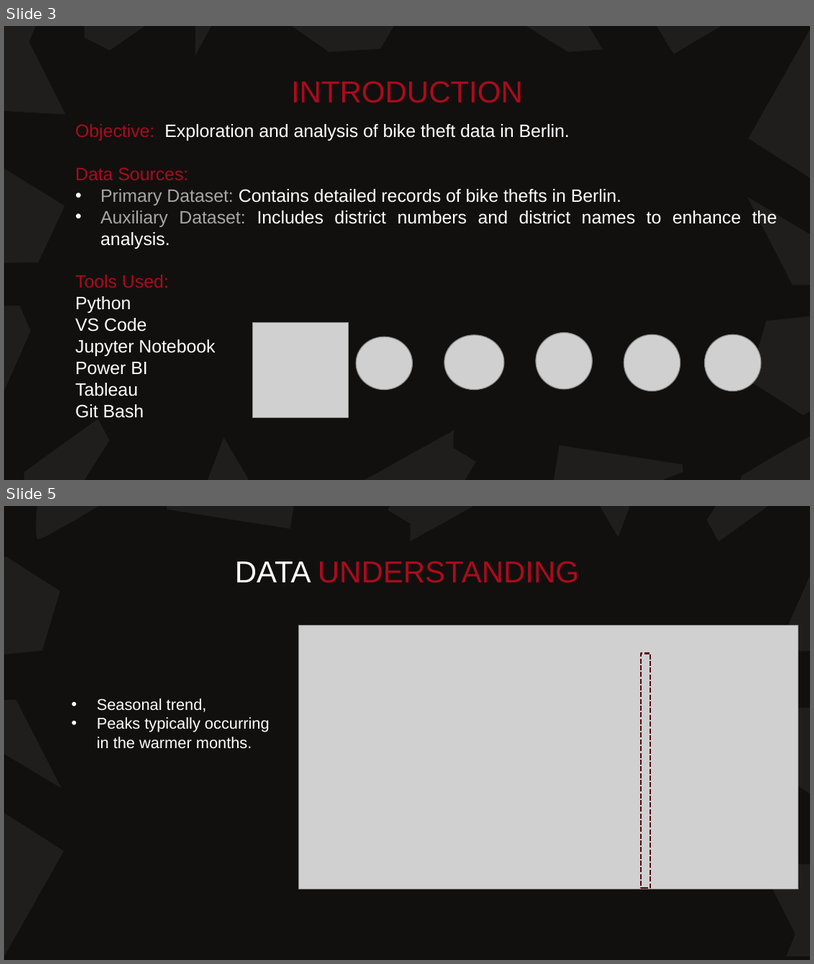
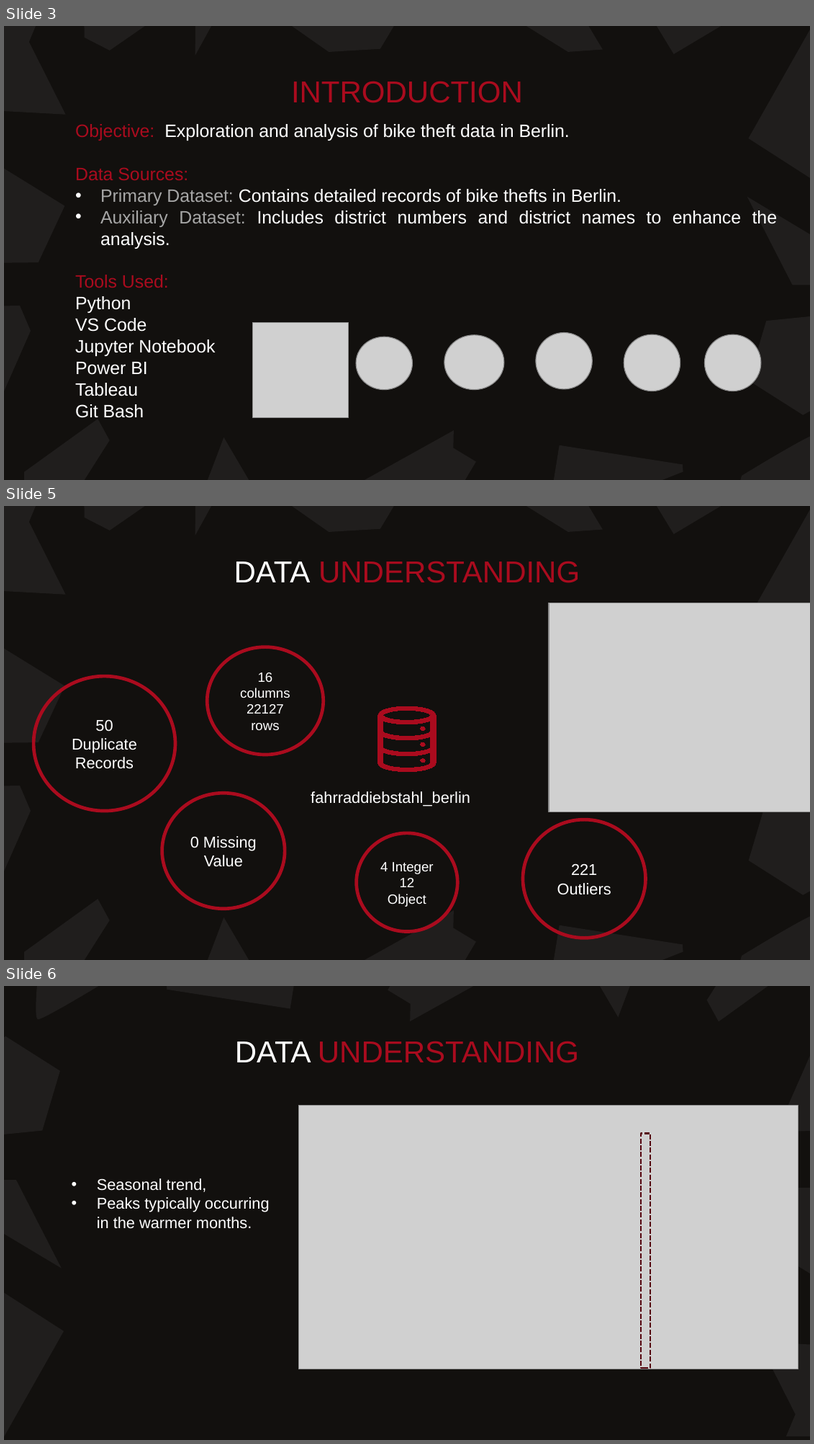
Before and after one commit to CemAku/Berlin_bike_theft, a slide deck: presentation/Bike Thefts in Berlin.pptx. Shown one above the other, each under a label of ours: slides 3 and 5 before the commit, slides 3, 5 and 6 after it; the slides between them are not shown. The pictures are 814x964 and 814x1444 pixels, drawn with LibreOffice and Linux fonts; fonts in the diff are those of the drawing; grey boxes stand for pictures. Boxes give left, top, right and bottom in pixels: in the first picture for what was removed or moved away, otherwise in the second. Text is boxed around its words. In the diff, an @@ line names an element or a change of style, - is before the commit and + after.

```diff
--- a/presentation/Bike Thefts in Berlin.pptx
+++ b/presentation/Bike Thefts in Berlin.pptx
@@ slide 5 added at [4, 506, 810, 960], background #12100E; not listed: 16 template elements that a slide beside it also shows @@
@@ title added at [234, 561, 580, 583], 27 pt, text #AA0B1E @@
+DATA UNDERSTANDING
@@ picture added at [549, 602, 810, 811] @@
@@ ellipse added at [207, 647, 324, 754], outline #AA0B1E 3 pt, 12 pt, text #FFFFFF @@
+16 columns
+22127 rows
@@ ellipse added at [34, 676, 176, 811], outline #AA0B1E 3 pt, 14 pt, text #FFFFFF @@
+50
+Duplicate Records
@@ group added at [378, 706, 436, 771]: 4 freeform shapes @@
@@ ellipse added at [162, 793, 285, 908], outline #AA0B1E 3 pt, 14 pt, text #FFFFFF @@
+0 Missing Value
@@ text added at [311, 791, 471, 806], 14 pt, text #FFFFFF @@
+fahrraddiebstahl_berlin
@@ ellipse added at [523, 820, 646, 938], outline #AA0B1E 3 pt, 14 pt, text #FFFFFF @@
+221
+Outliers
@@ ellipse added at [356, 833, 457, 931], outline #AA0B1E 3 pt, 12 pt, text #FFFFFF @@
+4 Integer
+12 Object
@@ what was slide 5 is now slide 6 @@
```
Also in this commit, not shown: 2 slides changed.
